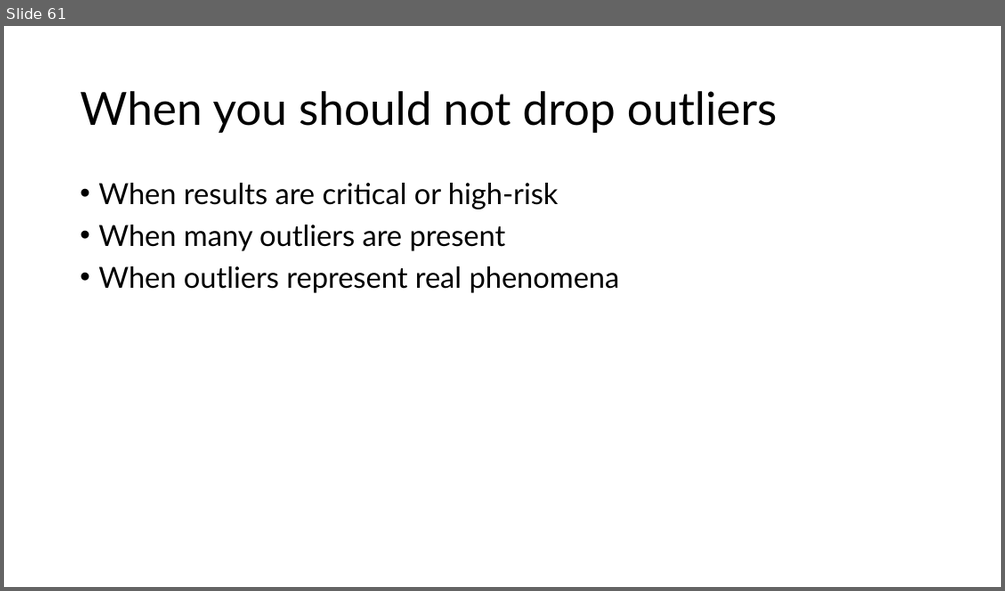
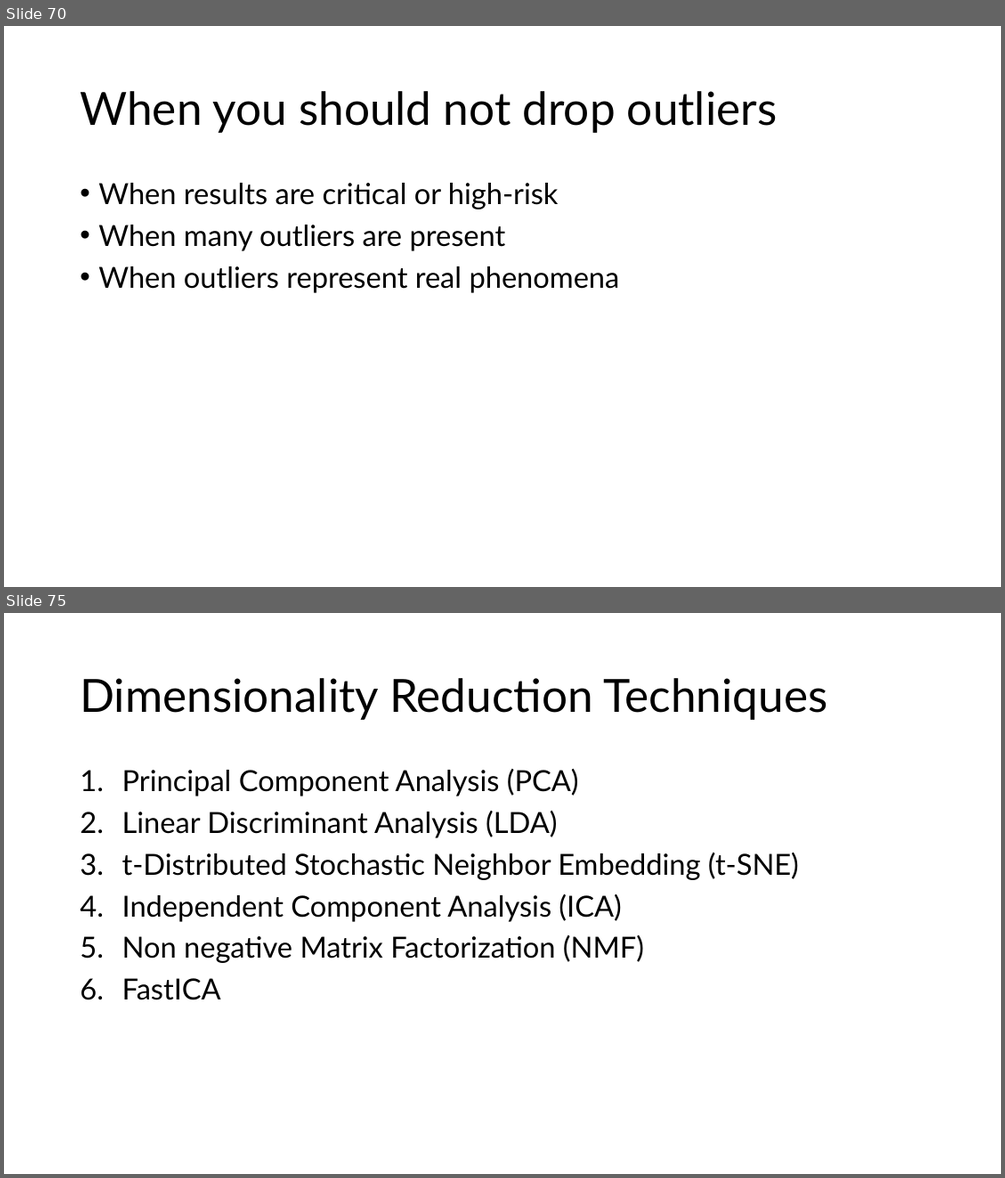
Before and after one commit to sabbirhasaann/ml-lab, a slide deck: NN and ML Lab.pptx. Shown one above the other, each under a label of ours: slide 61 before the commit, slides 70 and 75 after it; the slides between them are not shown. The pictures are 1005x591 and 1005x1178 pixels, drawn with LibreOffice and Linux fonts; fonts in the diff are those of the drawing. Boxes give left, top, right and bottom in pixels: in the first picture for what was removed or moved away, otherwise in the second. Text is boxed around its words. In the diff, an @@ line names an element or a change of style, - is before the commit and + after.

```diff
--- a/NN and ML Lab.pptx
+++ b/NN and ML Lab.pptx
@@ slide 75 added at [4, 613, 1001, 1174], background #FFFFFF @@
@@ title added at [80, 678, 828, 720], 44 pt, text #000000 @@
+Dimensionality Reduction Techniques
@@ text added at [122, 769, 799, 1000], 28 pt, text #000000 @@
+1. Principal Component Analysis (PCA)
+2. Linear Discriminant Analysis (LDA)
+3. t-Distributed Stochastic Neighbor Embedding (t-SNE)
+4. Independent Component Analysis (ICA)
+5. Non negative Matrix Factorization (NMF)
+6. FastICA
@@ what was slide 61 is now slide 70 @@
```
Also in this commit, not shown: 1 slide changed, 23 other slides added, 1 other file.
